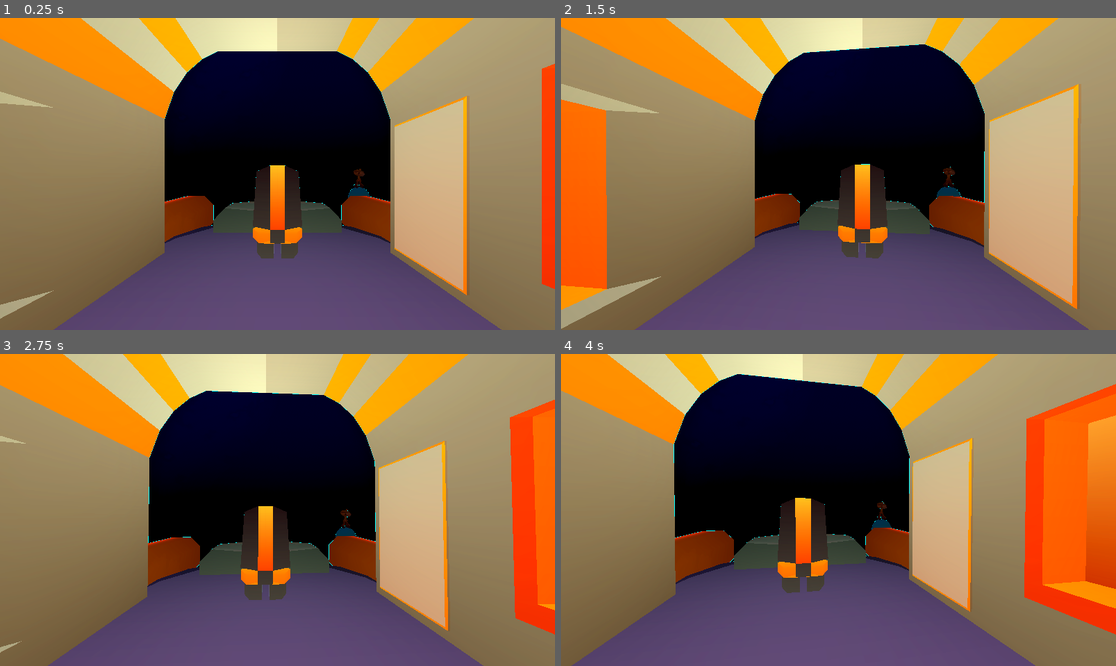
Above: before the commit, frames 1-4 (two rows, left to right).
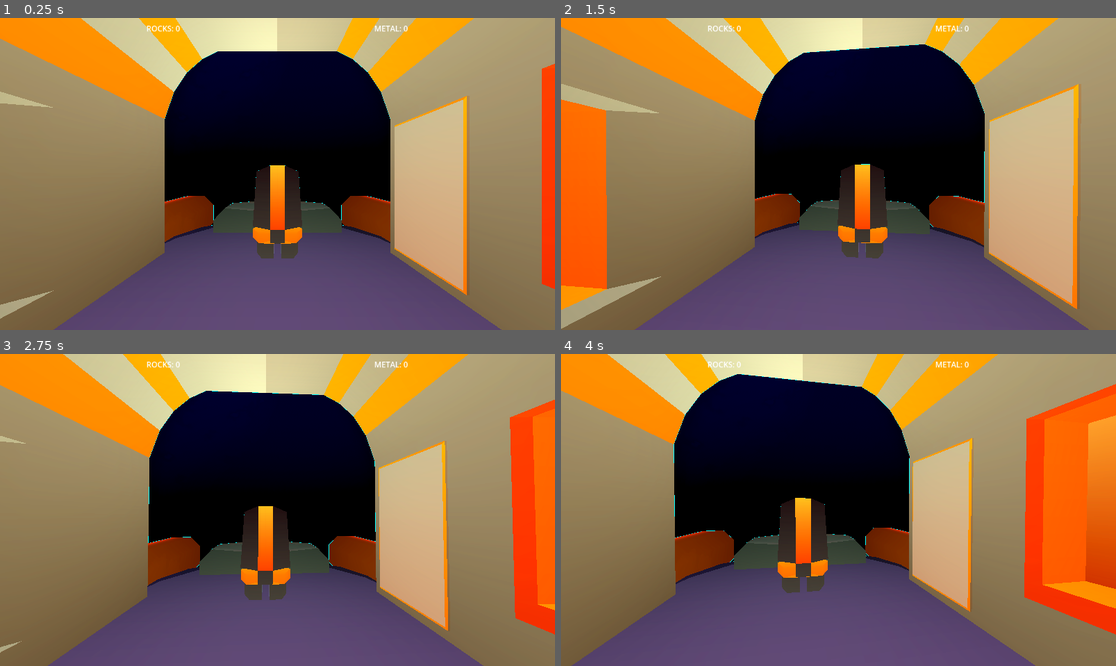
Above: after the commit, the same moments.

Repository: StephanoNaressi/LD_59
Game: Godot game, scene res://scenes/main.tscn
Two runs of this game, one before a commit and one after it. Both use one fixed random seed, a clock stepped at 60 frames per second and the inputs below.
Inputs (mouse positions are in pixels of both pictures, inside the frame that each line leads up to):
- Up to frame 1 (0.25 s): no input
- Up to frame 2 (1.5 s): tap Enter at 0.5 s; move the mouse to (866, 174) at 0.52 s; hold Space (FlyUp) from 0.53 s (still down); tap F (Interact) at 0.6 s; move the mouse to (810, 174) at 1.27 s; click (810, 174) at 1.35 s
- Up to frame 3 (2.75 s): keep holding Space (FlyUp); move the mouse to (288, 503) at 2.02 s; hold Right mouse button (MouseRight) from 2.03 s (still down)
- Up to frame 4 (4 s): keep holding Space (FlyUp); tap Enter at 2.75 s; move the mouse to (832, 516) at 2.77 s; release Right mouse button (MouseRight) at 2.78 s; tap F (Interact) at 2.85 s; move the mouse to (877, 513) at 3.52 s; click (877, 513) at 3.6 s

The runs differ from the first frame. In frame 1, 0.3% of the frame differs, in the area x 26-74%, y 2-58%; in frame 2, 0.3%; in frame 3, 0.3%; in frame 4, 0.3%.

Commit message:
Improve UI

Diff:
--- a/scenes/antenna.tscn
+++ b/scenes/antenna.tscn
@@ -1,47 +1,47 @@
-[gd_scene load_steps=6 format=3 uid="uid://6dx8yn04eb3d"]
+[gd_scene format=3 uid="uid://6dx8yn04eb3d"]
 
 [ext_resource type="Script" uid="uid://kp7mj4xhcv7k" path="res://scripts/controllers/antenna.gd" id="1_ant"]
 [ext_resource type="PackedScene" uid="uid://ruga60glvqw0" path="res://game/meshes/broken_antenna.glb" id="2_broken"]
 [ext_resource type="PackedScene" uid="uid://d3g7wxtsivdfs" path="res://game/meshes/fixed_antenna.glb" id="3_fixed"]
-[ext_resource type="Material" uid="uid://d7k2crosshairmat" path="res://game/meshes/CrosshairReticleMaterial.tres" id="4_chm"]
+[ext_resource type="Material" uid="uid://8smc4k8e250j" path="res://game/meshes/CrosshairReticleMaterial.tres" id="4_chm"]
 
 [sub_resource type="BoxShape3D" id="BoxShape3D_body"]
 size = Vector3(2, 4, 2)
 
 [sub_resource type="QuadMesh" id="QuadMesh_crosshair"]
-size = Vector2(1, 1)
 
-[node name="Antenna" type="StaticBody3D" node_paths=PackedStringArray("crosshair_marker")]
+[node name="Antenna" type="StaticBody3D" unique_id=2014974688 node_paths=PackedStringArray("crosshair_marker")]
+transform = Transform3D(5, 0, 0, 0, 5, 0, 0, 0, 5, 0, 0, 0)
 script = ExtResource("1_ant")
 crosshair_marker = NodePath("CrosshairMarker")
 
-[node name="BrokenMesh" parent="." instance=ExtResource("2_broken")]
+[node name="BrokenMesh" parent="." unique_id=1066109582 instance=ExtResource("2_broken")]
 
-[node name="FixedMesh" parent="." instance=ExtResource("3_fixed")]
+[node name="FixedMesh" parent="." unique_id=176014088 instance=ExtResource("3_fixed")]
 visible = false
 
-[node name="CollisionShape3D" type="CollisionShape3D" parent="."]
+[node name="CollisionShape3D" type="CollisionShape3D" parent="." unique_id=489978499]
 transform = Transform3D(1, 0, 0, 0, 1, 0, 0, 0, 1, 0, 2, 0)
 shape = SubResource("BoxShape3D_body")
 
-[node name="CrosshairMarker" type="Marker3D" parent="."]
+[node name="CrosshairMarker" type="Marker3D" parent="." unique_id=1088830538]
 transform = Transform3D(1, 0, 0, 0, 1, 0, 0, 0, 1, 0, 2, 0)
 
-[node name="Reticle" type="MeshInstance3D" parent="CrosshairMarker"]
+[node name="Reticle" type="MeshInstance3D" parent="CrosshairMarker" unique_id=1233347621]
 transform = Transform3D(0.5, 0, 0, 0, 0.5, 0, 0, 0, 0.5, 0, 0.5, 0)
+material_override = ExtResource("4_chm")
 mesh = SubResource("QuadMesh_crosshair")
-material_override = ExtResource("4_chm")
 
-[node name="RepairProgressRoot" type="Marker3D" parent="."]
-transform = Transform3D(1, 0, 0, 0, 1, 0, 0, 0, 1, 0, 3.5, 0)
+[node name="RepairProgressRoot" type="Marker3D" parent="." unique_id=16395897]
+transform = Transform3D(1, 0, 0, 0, 1, 0, 0, 0, 1, 0, 3.85, 1.2)
 
-[node name="RepairSubViewport" type="SubViewport" parent="RepairProgressRoot"]
+[node name="RepairSubViewport" type="SubViewport" parent="RepairProgressRoot" unique_id=53814803]
 transparent_bg = true
 handle_input_locally = false
-size = Vector2i(300, 40)
+size = Vector2i(720, 72)
 render_target_update_mode = 3
 
-[node name="ProgressRoot" type="Control" parent="RepairProgressRoot/RepairSubViewport"]
+[node name="ProgressRoot" type="Control" parent="RepairProgressRoot/RepairSubViewport" unique_id=1201006622]
 layout_mode = 3
 anchors_preset = 15
 anchor_right = 1.0
@@ -49,22 +49,21 @@
 grow_horizontal = 2
 grow_vertical = 2
 
-[node name="RepairProgressBar" type="ProgressBar" parent="RepairProgressRoot/RepairSubViewport/ProgressRoot"]
+[node name="RepairProgressBar" type="ProgressBar" parent="RepairProgressRoot/RepairSubViewport/ProgressRoot" unique_id=1532485444]
 layout_mode = 1
 anchors_preset = 15
 anchor_right = 1.0
 anchor_bottom = 1.0
-offset_left = 4.0
-offset_top = 4.0
-offset_right = -4.0
-offset_bottom = -4.0
+offset_left = 8.0
+offset_top = 8.0
+offset_right = -8.0
+offset_bottom = -8.0
 grow_horizontal = 2
 grow_vertical = 2
-max = 100.0
+theme_override_font_sizes/font_size = 28
 show_percentage = false
-value = 0.0
 
-[node name="RepairBillboard" type="Sprite3D" parent="RepairProgressRoot"]
-pixel_size = 0.0045
+[node name="RepairBillboard" type="Sprite3D" parent="RepairProgressRoot" unique_id=6145541]
+pixel_size = 0.012
 billboard = 1
-position = Vector3(0, 0, 0)
+render_priority = 8
--- a/scenes/main.tscn
+++ b/scenes/main.tscn
@@ -3,7 +3,8 @@
 [ext_resource type="PackedScene" uid="uid://c573jw2rht2o7" path="res://scenes/space_ship.tscn" id="1_0wfyh"]
 [ext_resource type="Material" uid="uid://b4cidsmi3vmyu" path="res://game/meshes/GlowStar.tres" id="3_jyhfs"]
 [ext_resource type="PackedScene" uid="uid://bbv5mm5ddjy31" path="res://scenes/asteroid_belt.tscn" id="4_belt"]
-[ext_resource type="PackedScene" uid="uid://c4n7q2m8antenna" path="res://scenes/antenna.tscn" id="5_ant"]
+[ext_resource type="PackedScene" uid="uid://6dx8yn04eb3d" path="res://scenes/antenna.tscn" id="5_ant"]
+[ext_resource type="Script" uid="uid://b2e76c86a8bso" path="res://scripts/controllers/ui.gd" id="5_tbgi4"]
 
 [sub_resource type="ProceduralSkyMaterial" id="ProceduralSkyMaterial_0wfyh"]
 sky_top_color = Color(0.08789865, 0, 0.19748032, 1)
@@ -59,19 +60,15 @@
 min_distance_from_player = 1.0
 
 [node name="AntennaA" parent="." unique_id=2000000001 instance=ExtResource("5_ant")]
-transform = Transform3D(1, 0, 0, 0, 1, 0, 0, 0, 1, 18, 0, 12)
-metal_cost = 1
+transform = Transform3D(5, 0, 0, 0, 5, 0, 0, 0, 5, 80.00905, 0, 12)
 rock_cost = 2
 
 [node name="AntennaB" parent="." unique_id=2000000002 instance=ExtResource("5_ant")]
-transform = Transform3D(1, 0, 0, 0, 1, 0, 0, 0, 1, -14, 0, 22)
+transform = Transform3D(5, 0, 0, 0, 5, 0, 0, 0, 5, 48.009045, 0, 22)
 metal_cost = 2
-rock_cost = 1
 
 [node name="AntennaC" parent="." unique_id=2000000003 instance=ExtResource("5_ant")]
-transform = Transform3D(1, 0, 0, 0, 1, 0, 0, 0, 1, 8, 0, -20)
-metal_cost = 1
-rock_cost = 1
+transform = Transform3D(5, 0, 0, 0, 5, 0, 0, 0, 5, 70.00905, 0, -20)
 
 [node name="WorldEnvironment" type="WorldEnvironment" parent="." unique_id=1053174916]
 environment = SubResource("Environment_jyhfs")
@@ -84,3 +81,61 @@
 visibility_aabb = AABB(-5000, -5000, -5000, 10000, 10000, 10000)
 process_material = SubResource("ParticleProcessMaterial_o6xl0")
 draw_pass_1 = SubResource("SphereMesh_tipki")
+
+[node name="CanvasLayer" type="CanvasLayer" parent="." unique_id=2065222516]
+
+[node name="UI" type="MarginContainer" parent="CanvasLayer" unique_id=464815422]
+anchors_preset = 15
+anchor_right = 1.0
+anchor_bottom = 1.0
+grow_horizontal = 2
+grow_vertical = 2
+theme_override_constants/margin_left = 10
+theme_override_constants/margin_top = 10
+theme_override_constants/margin_right = 10
+theme_override_constants/margin_bottom = 10
+script = ExtResource("5_tbgi4")
+
+[node name="VBoxRoot" type="VBoxContainer" parent="CanvasLayer/UI" unique_id=1383053797]
+layout_mode = 2
+
+[node name="HBoxContainer" type="HBoxContainer" parent="CanvasLayer/UI/VBoxRoot" unique_id=1738603080]
+layout_mode = 2
+size_flags_vertical = 0
+theme_override_constants/separation = 403
+alignment = 1
+
+[node name="Rocks" type="Label" parent="CanvasLayer/UI/VBoxRoot/HBoxContainer" unique_id=1820381871]
+layout_mode = 2
+text = "ROCKS : 10"
+
+[node name="Metal" type="Label" parent="CanvasLayer/UI/VBoxRoot/HBoxContainer" unique_id=159608582]
+layout_mode = 2
+text = "Metal : 10"
+
+[node name="Spacer" type="Control" parent="CanvasLayer/UI/VBoxRoot" unique_id=1651439110]
+layout_mode = 2
+size_flags_vertical = 3
+
+[node name="AntennaRepairPanel" type="PanelContainer" parent="CanvasLayer/UI/VBoxRoot" unique_id=1263110986]
+visible = false
+custom_minimum_size = Vector2(300, 0)
+layout_mode = 2
+size_flags_horizontal = 4
+size_flags_vertical = 8
+
+[node name="MarginContainer" type="MarginContainer" parent="CanvasLayer/UI/VBoxRoot/AntennaRepairPanel" unique_id=235581115]
+layout_mode = 2
+theme_override_constants/margin_left = 16
+theme_override_constants/margin_top = 12
+theme_override_constants/margin_right = 16
+theme_override_constants/margin_bottom = 12
+
+[node name="AntennaRepairLabel" type="Label" parent="CanvasLayer/UI/VBoxRoot/AntennaRepairPanel/MarginContainer" unique_id=253719764]
+layout_mode = 2
+theme_override_font_sizes/font_size = 20
+text = "ROCKS 0/0
+METAL 0/0"
+horizontal_alignment = 1
+vertical_alignment = 1
+autowrap_mode = 2
--- a/scripts/controllers/antenna.gd
+++ b/scripts/controllers/antenna.gd
@@ -51,7 +51,9 @@
 
 
 func target_destroyable() -> void:
-	if crosshair_marker and not is_repaired:
+	if is_repaired:
+		return
+	if crosshair_marker:
 		crosshair_marker.visible = true
 
 
@@ -85,4 +87,5 @@
 	repair_progress_root.visible = false
 	RepairProyectile.despawn_all_in_tree(get_tree())
 	untarget_destroyable()
+	GlobalValues.antenna_repair_hud_changed.emit(null)
 	was_repaired.emit()
--- a/scripts/controllers/space_ship.gd
+++ b/scripts/controllers/space_ship.gd
@@ -103,6 +103,7 @@
 	if _reticle_antenna != null and is_instance_valid(_reticle_antenna):
 		_reticle_antenna.untarget_destroyable()
 	_reticle_antenna = null
+	GlobalValues.antenna_repair_hud_changed.emit(null)
 
 
 func refresh_weapon_reticles() -> void:
@@ -121,6 +122,7 @@
 		_reticle_antenna = new_antenna
 		if _reticle_antenna != null:
 			_reticle_antenna.target_destroyable()
+		GlobalValues.antenna_repair_hud_changed.emit(_reticle_antenna)
 
 func activate_pilot_camera() -> void:
 	camera_3d.current = true
@@ -191,6 +193,8 @@
 		return
 	if _reticle_antenna == null:
 		return
+	if not GlobalValues.can_afford_items(_reticle_antenna.metal_cost, _reticle_antenna.rock_cost):
+		return
 	var muzzle: Node3D = turret_pos if next_turret_left else turret_pos_2
 	next_turret_left = not next_turret_left
 	var bolt: RepairProyectile = REPAIR_PROJECTILE_SCENE.instantiate() as RepairProyectile
@@ -243,11 +247,7 @@
 	if not (body is Antenna):
 		return false
 	var antenna: Antenna = body as Antenna
-	if antenna.is_repaired:
-		return false
-	if antenna.repair_progress > 0.001:
-		return true
-	return GlobalValues.can_afford_items(antenna.metal_cost, antenna.rock_cost)
+	return not antenna.is_repaired
 
 #endregion
 
--- /dev/null
+++ b/scripts/controllers/ui.gd
@@ -0,0 +1,43 @@
+extends MarginContainer
+
+@onready var rocks: Label = $VBoxRoot/HBoxContainer/Rocks
+@onready var metal: Label = $VBoxRoot/HBoxContainer/Metal
+@onready var antenna_repair_panel: PanelContainer = $VBoxRoot/AntennaRepairPanel
+@onready var antenna_repair_label: Label = $VBoxRoot/AntennaRepairPanel/MarginContainer/AntennaRepairLabel
+
+var _antenna_hud_target: Antenna = null
+
+
+func _ready() -> void:
+	GlobalValues.update_ui.connect(on_update_ui)
+	GlobalValues.antenna_repair_hud_changed.connect(_on_antenna_repair_hud_changed)
+	GlobalValues.update_ui.emit()
+
+
+func _on_antenna_repair_hud_changed(antenna: Antenna) -> void:
+	_antenna_hud_target = antenna
+	refresh_antenna_repair_hud()
+
+
+func refresh_antenna_repair_hud() -> void:
+	if antenna_repair_panel == null or antenna_repair_label == null:
+		return
+	if _antenna_hud_target == null or not is_instance_valid(_antenna_hud_target) or _antenna_hud_target.is_repaired:
+		antenna_repair_panel.visible = false
+		return
+	var a: Antenna = _antenna_hud_target
+	var m_have: int = GlobalValues.count_item_of_type(Item.Item_Type.METAL)
+	var r_have: int = GlobalValues.count_item_of_type(Item.Item_Type.ROCK)
+	var lines: String = "ROCKS %d/%d\nMETAL %d/%d" % [r_have, a.rock_cost, m_have, a.metal_cost]
+	if GlobalValues.can_afford_items(a.metal_cost, a.rock_cost):
+		lines += "\nRight click to repair"
+	antenna_repair_label.text = lines
+	antenna_repair_panel.visible = true
+
+
+func on_update_ui() -> void:
+	var rock_n: int = GlobalValues.count_item_of_type(Item.Item_Type.ROCK)
+	var metal_n: int = GlobalValues.count_item_of_type(Item.Item_Type.METAL)
+	rocks.text = "ROCKS: " + str(rock_n)
+	metal.text = "METAL: " + str(metal_n)
+	refresh_antenna_repair_hud()
--- a/scripts/globals/global_values.gd
+++ b/scripts/globals/global_values.gd
@@ -4,6 +4,8 @@
 
 var inventory: Array[Item]
 
+signal update_ui
+signal antenna_repair_hud_changed(antenna: Antenna)
 
 func count_item_of_type(item_type: Item.Item_Type) -> int:
 	var total: int = 0
@@ -38,4 +40,5 @@
 		return false
 	remove_items_of_type(Item.Item_Type.METAL, metal_needed)
 	remove_items_of_type(Item.Item_Type.ROCK, rock_needed)
+	update_ui.emit()
 	return true
--- a/scripts/resources/destroyable.gd
+++ b/scripts/resources/destroyable.gd
@@ -33,6 +33,7 @@
 			var drop: Item = Item.new()
 			drop.type = resource_drop
 			GlobalValues.inventory.append(drop)
+		GlobalValues.update_ui.emit()
 		destroyed.emit()
 		queue_free()
 
Not shown, added: scripts/controllers/ui.gd.uid
